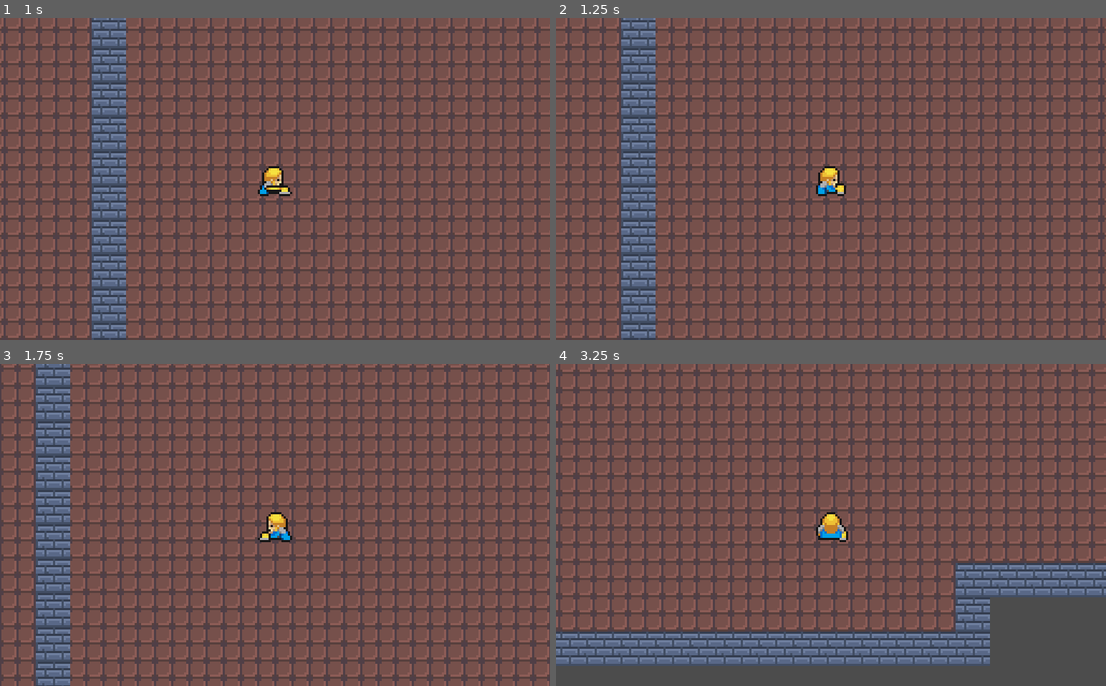
Above: before the commit, frames 1-4 (two rows, left to right).
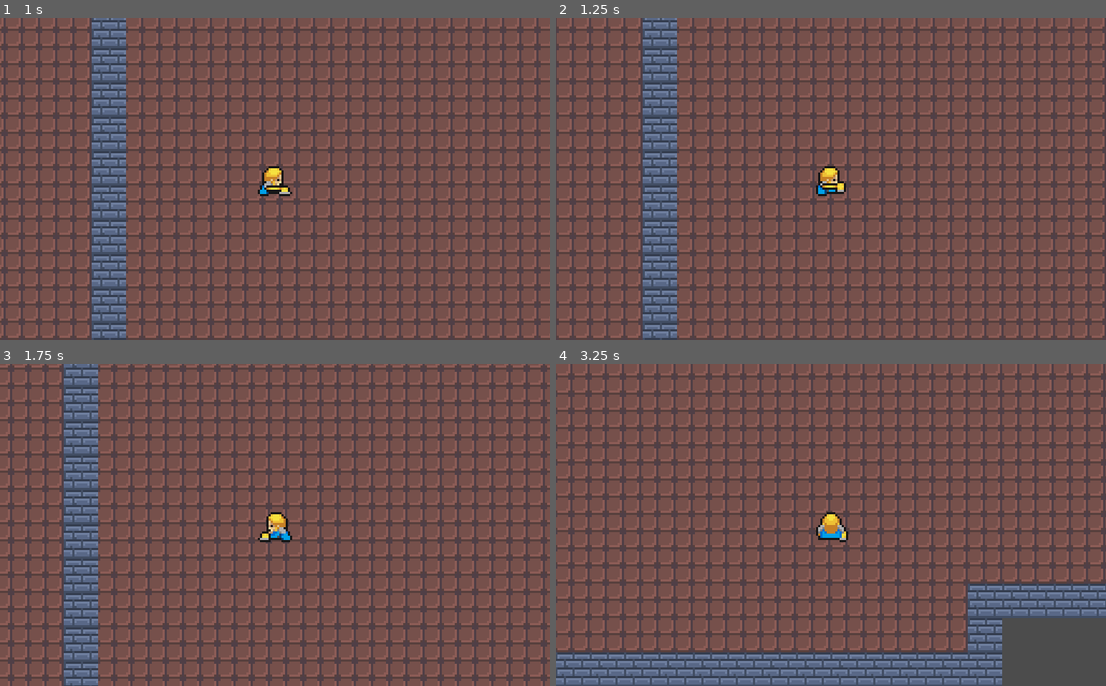
Above: after the commit, the same moments.

Repository: aayushrh/pikmin-Idea
Game: Godot game, scene res://World/World.tscn
Two runs of this game, one before a commit and one after it. Both use one fixed random seed, a clock stepped at 60 frames per second and the inputs below.
Inputs (mouse positions are in pixels of both pictures, inside the frame that each line leads up to):
- Up to frame 1 (1 s): tap Enter at 0.5 s; move the mouse to (396, 162) at 0.52 s; hold D (game_right) from 0.53 s (still down); click (396, 162) at 0.6 s
- Up to frame 2 (1.25 s): keep holding D (game_right)
- Up to frame 3 (1.75 s): move the mouse to (165, 541) at 1.27 s; release D (game_right) at 1.28 s; hold S (game_down) from 1.28 s (still down); click (165, 541) at 1.35 s
- Up to frame 4 (3.25 s): move the mouse to (886, 454) at 2.02 s; release S (game_down) at 2.03 s; hold D (game_right) 2.03-2.78 s; tap Space (dash) at 2.1 s; click (886, 454) at 2.3 s; move the mouse to (803, 589) at 2.77 s; hold W (game_up) from 2.78 s (still down); right-click (803, 589) at 2.85 s; click (803, 589) at 3.05 s

Frame 1 is identical in both runs. In frame 2, 33% of the frame differs, in the area x 0-100%, y 0-100%; in frame 3, 41%; in frame 4, 51%.

Commit message:
Update Player.gd

Diff:
--- a/Player.gd
+++ b/Player.gd
@@ -49,7 +49,7 @@
 	if(Input.is_action_just_pressed("attack")):
 		state.travel("Attack")
 		playerState = "Attack"
-		$SwordTimer.start(0.5)
+		$SwordTimer.start(0.6)
 
 	if(Input.is_action_just_pressed("dash") and can_dash):
 		playerState = "Dash"
